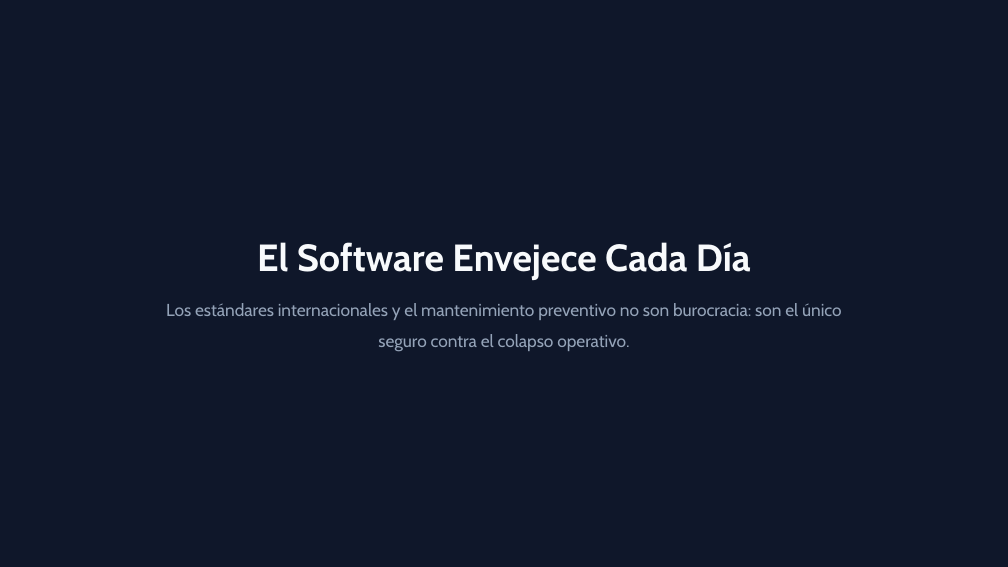
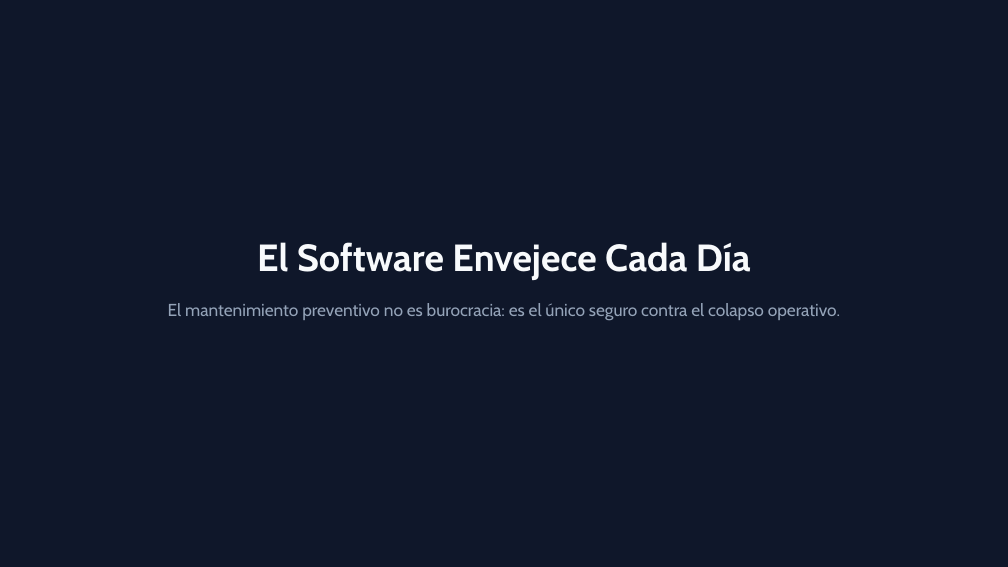
Before and after one commit to AndUm423/deuda_tecnica, a slide deck: slide 15 of Deuda Técnica en Software.pptx. Drawn at 1008x567 pixels with LibreOffice and Linux fonts; fonts in the diff are those of the drawing. Boxes give left, top, right and bottom in pixels: in the first picture for what was removed or moved away, otherwise in the second. Text is boxed around its words. In the diff, an @@ line names an element or a change of style, - is before the commit and + after.

```diff
--- a/Deuda Técnica en Software.pptx
+++ b/Deuda Técnica en Software.pptx
@@ text at box(168, 303, 840, 320): text changed @@
-Los estándares internacionales y el mantenimiento preventivo no son burocracia: son el único seguro contra el colapso operativo.
+El mantenimiento preventivo no es burocracia: es el único seguro contra el colapso operativo.
```
Also in this commit, not shown: 3 other slides changed, 3 other files.
